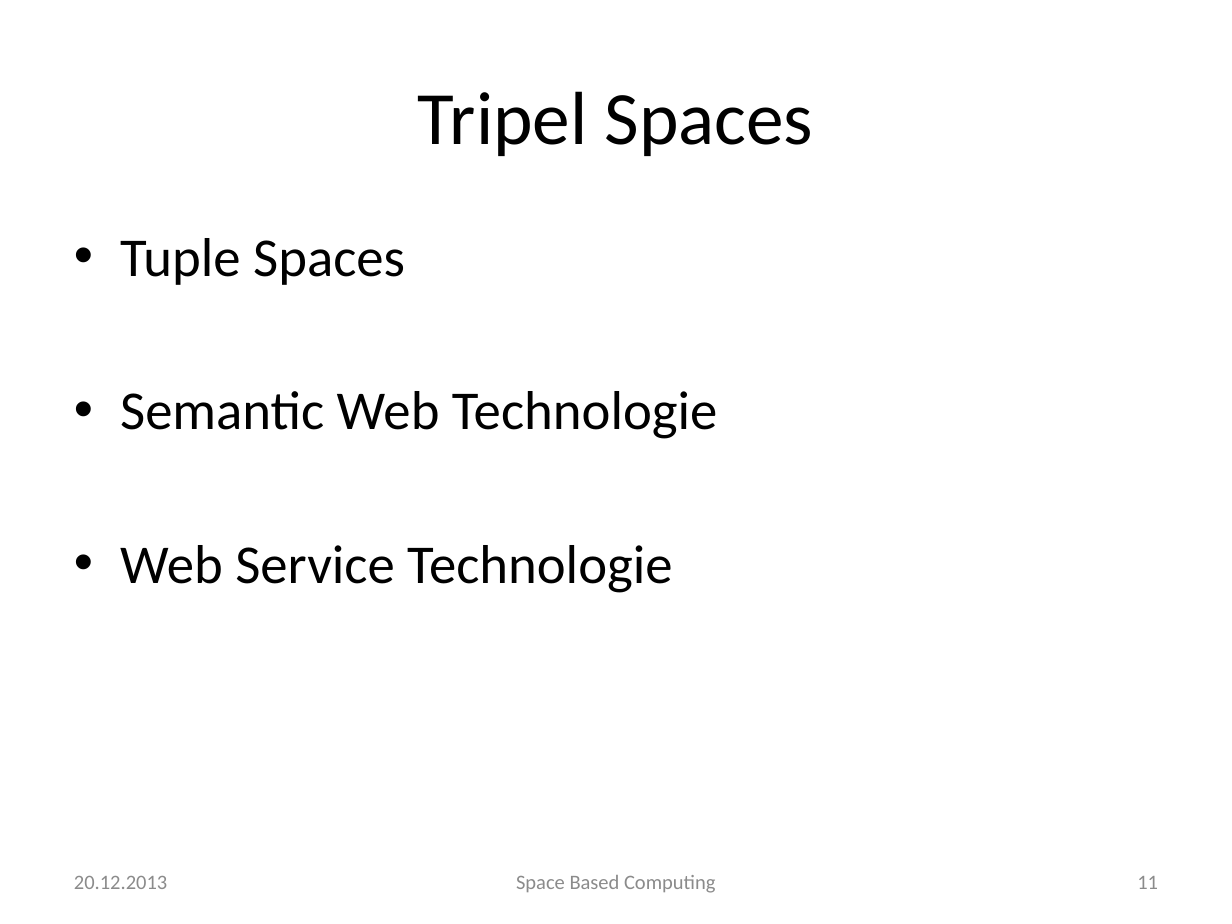
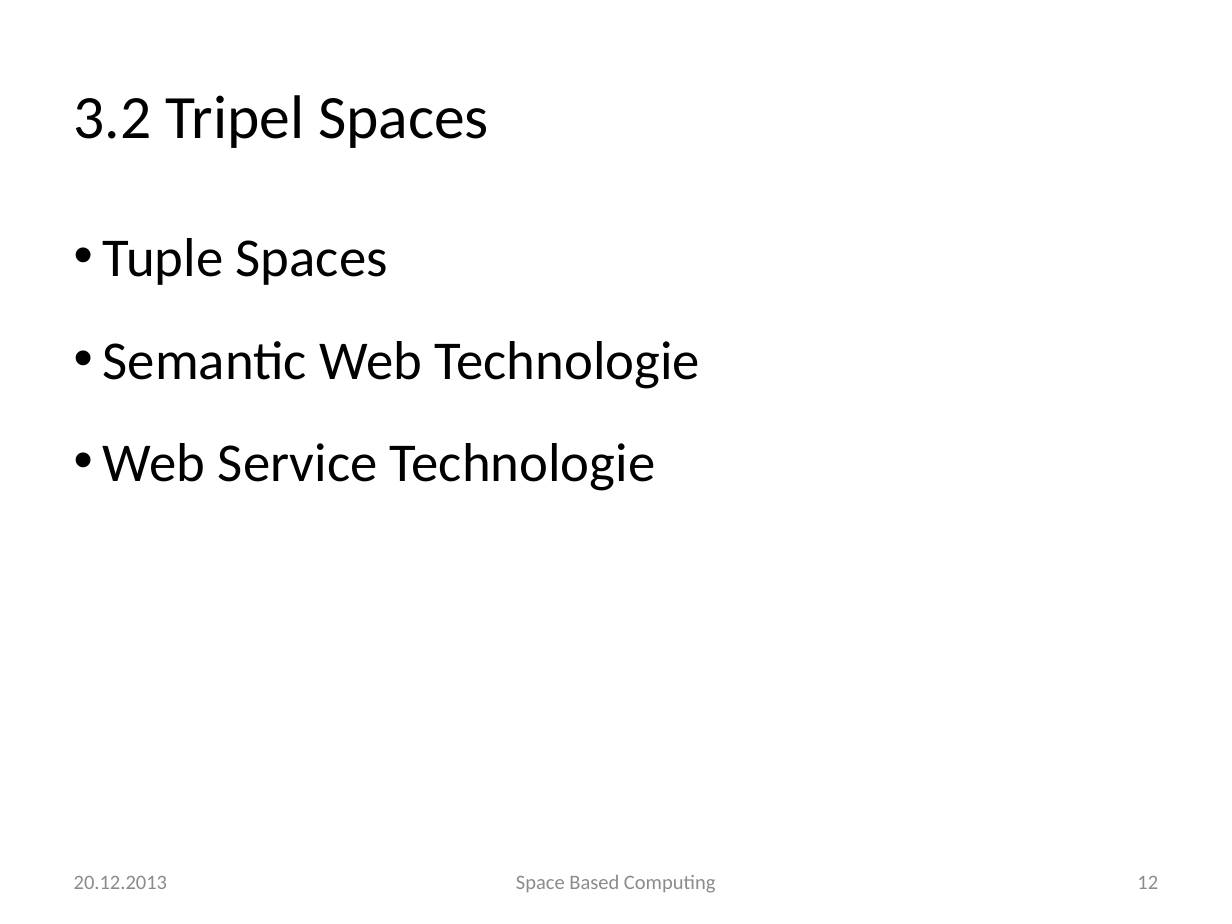
Before and after one commit to traxl/sbcAusarbeitung, a slide deck: slide 12 of Space Based Computing.pptx (slide 11 before the commit). Drawn at 1232x924 pixels with LibreOffice and Linux fonts; fonts in the diff are those of the drawing; background and template pictures are left out. Boxes give left, top, right and bottom in pixels: in the first picture for what was removed or moved away, otherwise in the second. Text is boxed around its words. In the diff, an @@ line names an element or a change of style, - is before the commit and + after.

```diff
--- a/Space Based Computing.pptx
+++ b/Space Based Computing.pptx
@@ text at (74,95,489,148): text changed; size 44 to 36 pt @@
-Tripel Spaces
+3.2 Tripel Spaces
@@ text "Tuple Spaces" at (103,238,701,491): indent changed; less space between paragraphs @@
@@ page number at (1137,876,1158,889): text changed; text colour #8C8C8C to #8B8B8B @@
-11
+12
```
Also in this commit, not shown: 20 other slides changed, 8 slides added, 2 slides removed, 3 other files.
